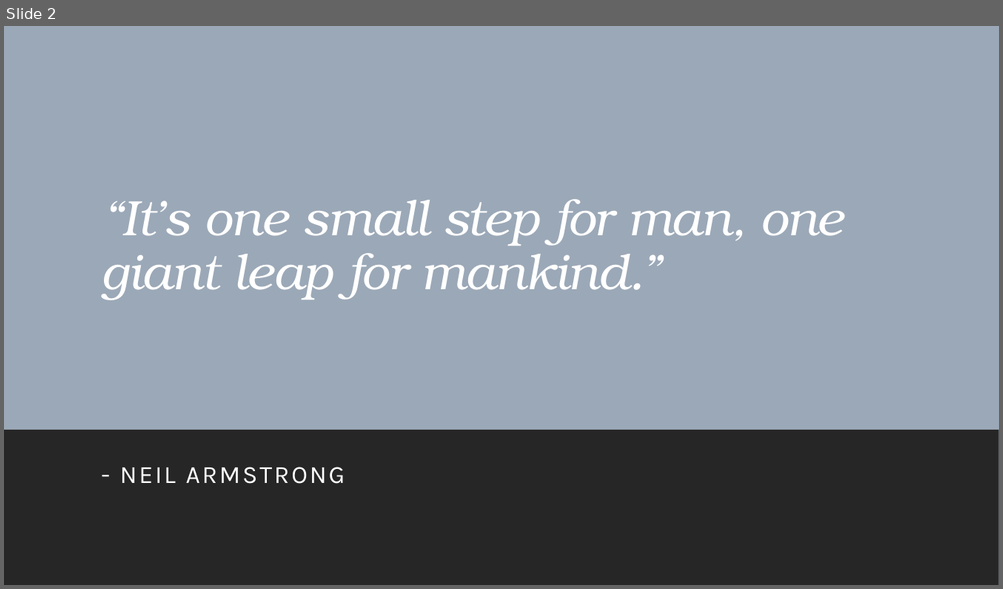
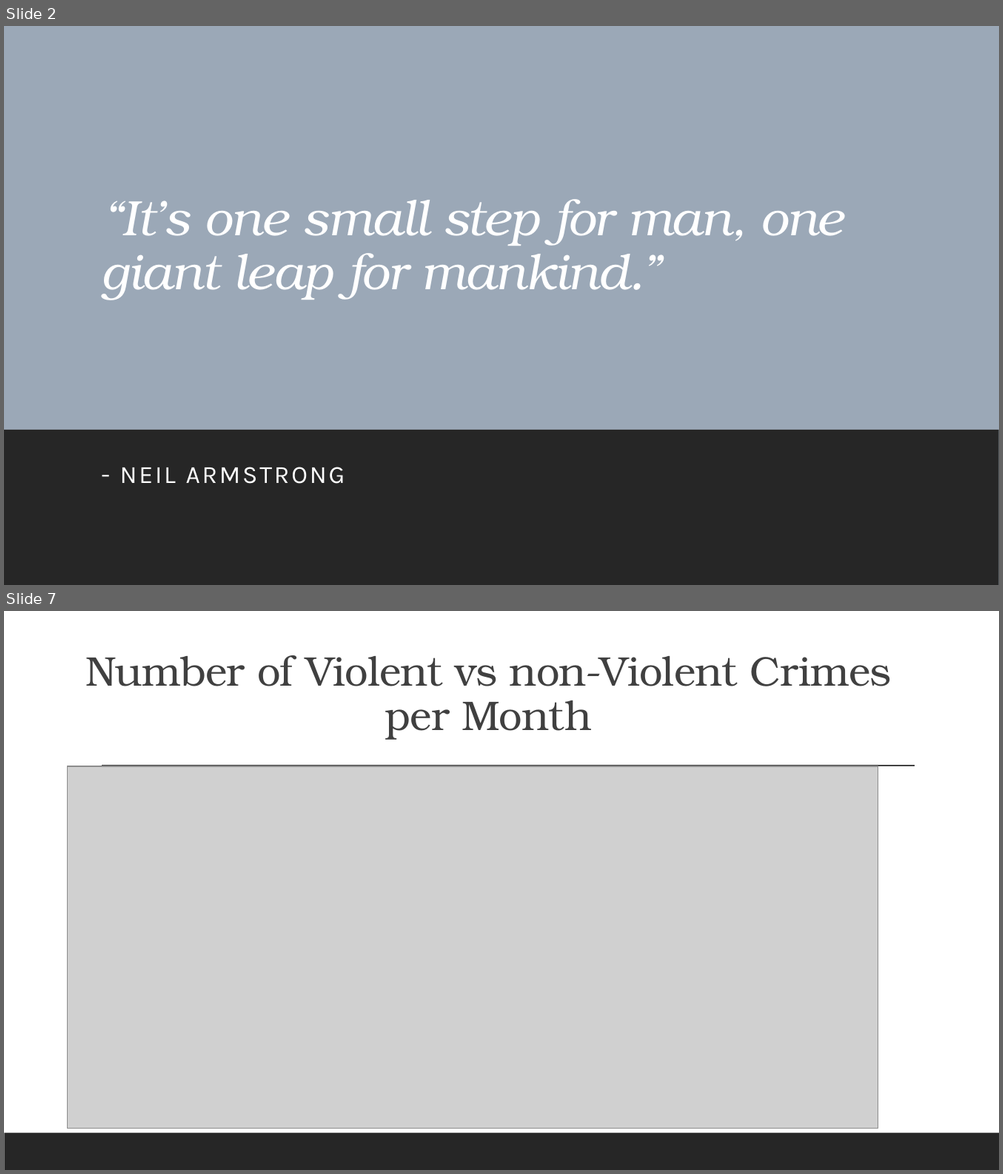
Before and after one commit to Ed-Lovera/AI-PT-Project-1, a slide deck: LA Crime Data Analysis 2020 - 2023.pptx. Shown one above the other, each under a label of ours: slide 2 before the commit, slides 2 and 7 after it; the slides between them are not shown. The pictures are 1003x589 and 1003x1174 pixels, drawn with LibreOffice and Linux fonts; fonts in the diff are those of the drawing; grey boxes stand for pictures. Boxes give left, top, right and bottom in pixels: in the first picture for what was removed or moved away, otherwise in the second. Text is boxed around its words. In the diff, an @@ line names an element or a change of style, - is before the commit and + after.

```diff
--- a/LA Crime Data Analysis 2020 - 2023.pptx
+++ b/LA Crime Data Analysis 2020 - 2023.pptx
@@ slide 7 added at bbox=[4, 611, 999, 1170], background #FFFFFF; not listed: 1 template element that a slide beside it also shows @@
@@ title added at bbox=[85, 655, 891, 740], 40 pt, text #404040 @@
+Number of Violent vs non-Violent Crimes
+per Month
@@ picture added at bbox=[68, 766, 878, 1129] @@
@@ line added from (102, 766) to (915, 766), #404040 1 pt @@
```
Also in this commit, not shown: 2 slides changed, 3 other slides added.
